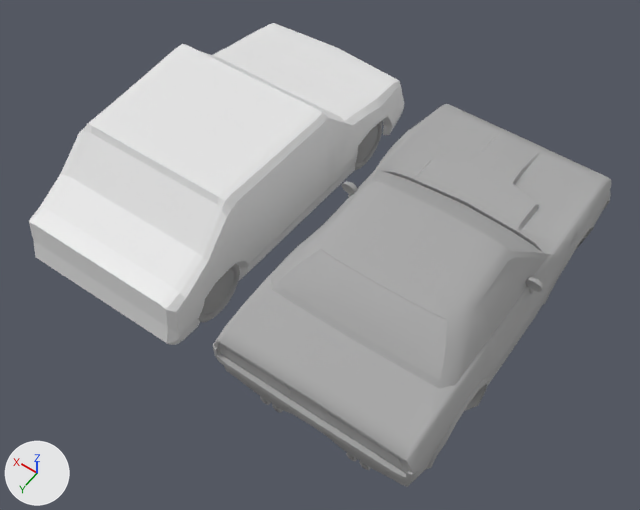
The FBX model Source/Cars/Car.FBX as it was, and as the next commit left it.
The view is the same before and after, from a 50 mm lens placed at (-4.09, 3.37, 5.03), pointed at (-1.83, 0.21, 0.06). Lighting does not change. The marker at lower left points along +X, +Y and +Z. Where no turn or scale is listed for an object, it has been applied to the vertices. Vertices at the same position are counted once.

Script lines for the objects in view, before the commit:
```python
me_mesh = bpy.data.meshes.new('Mesh')
me_mesh.from_pydata(...)  # 310 vertices, 272 faces; spans x -0.15..1.32, y -1.39..1.54, z 0.04..0.93
me_mesh_002 = bpy.data.meshes.new('Mesh.002')
me_mesh_002.from_pydata(...)  # 2504 vertices, 2130 faces; spans x -0.76..0.76, y -1.38..1.38, z -0.49..0.49
me_mesh_002.materials.append(mat_lambert1)  # grey #aaaaaa
me_mesh_003 = bpy.data.meshes.new('Mesh.003')
me_mesh_003.from_pydata(...)  # 155 vertices, 134 faces; spans x -0.74..0.74, y -1.42..1.42, z -0.16..0.16
me_mesh_003.materials.append(mat_lambert1)  # grey #aaaaaa
me_mesh_005 = bpy.data.meshes.new('Mesh.005')
me_mesh_005.from_pydata(...)  # 146 vertices, 126 faces; spans x -0.096..0.096, y -0.227..0.227, z -0.231..0.231
me_mesh_005.materials.append(mat_lambert1)  # grey #aaaaaa
me_mesh_006 = bpy.data.meshes.new('Mesh.006')
me_mesh_006.from_pydata(...)  # 146 vertices, 126 faces; spans x -0.101..0.101, y -0.244..0.244, z -0.248..0.248
me_mesh_006.materials.append(mat_lambert1)  # grey #aaaaaa
ob_carbody = bpy.data.objects.new('carBody', me_mesh_002)
ob_carbody.location = (-2.575, -0.002, 0.332)
ob_chrome = bpy.data.objects.new('chrome', me_mesh_003)
ob_chrome.location = (-2.575, -0.013, 0.228)
ob_cylinder001 = bpy.data.objects.new('Cylinder001', me_mesh)
ob_cylinder001.location = (-1.385, -0.16, -0.144)
ob_tirebackr = bpy.data.objects.new('tireBackR', me_mesh_006)
ob_tirebackr.location = (-1.334, 0.856, 0.014)
ob_tirefrontr = bpy.data.objects.new('tireFrontR', me_mesh_005)
ob_tirefrontr.location = (-1.372, -0.958, 0.002)
```
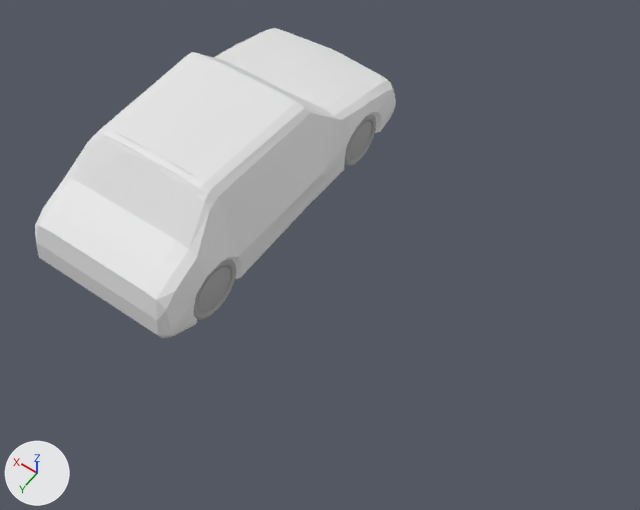
Edits to the bpy script that builds the scene:
```text
Change me_mesh:
    used by ob_cylinder001; location = (-1.385, -0.16, -0.144)
    remove me_mesh.from_pydata(...)  # 310 vertices, 272 faces; spans x -0.15..1.32, y -1.39..1.54, z 0.04..0.93
    add me_mesh.from_pydata(...)  # 358 vertices, 624 faces; spans x -0.04..1.29, y -1.39..1.53, z 0.04..0.93
    me_mesh part 1: 301 vertices removed from x -0.15..1.32, y -1.39..1.54, z 0.04..0.93; 349 vertices added at x -0.04..1.29, y -1.39..1.53, z 0.04..0.93
Remove ob_carbody:
    ob_carbody = bpy.data.objects.new('carBody', me_mesh_002)
    ob_carbody.location = (-2.575, -0.002, 0.332)
Remove ob_chrome:
    ob_chrome = bpy.data.objects.new('chrome', me_mesh_003)
    ob_chrome.location = (-2.575, -0.013, 0.228)
Change ob_tirefrontr:
    ob_tirefrontr.location: (-1.372, -0.958, 0.002) -> (-1.309, -0.958, 0.002)
```

Location of each change, [x1, y1, x2, y2] in pixels of the pictures (640 x 510 px):
'carBody', deleted: before [214, 104, 611, 487]
'Cylinder001', reshaped: before [29, 23, 404, 345]; after [35, 28, 396, 338]
'chrome', deleted: before [213, 192, 611, 484]
'tireFrontR', moved: before [355, 120, 382, 170]; after [344, 115, 376, 167]
